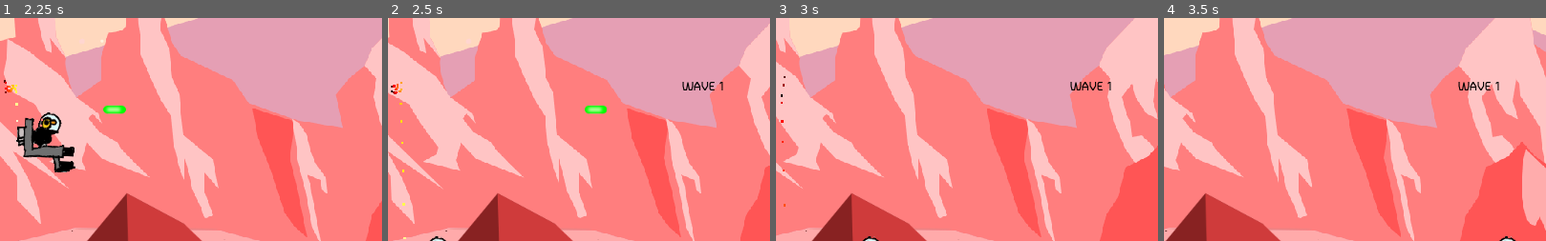
Above: before the commit, frames 1-4 (left to right).
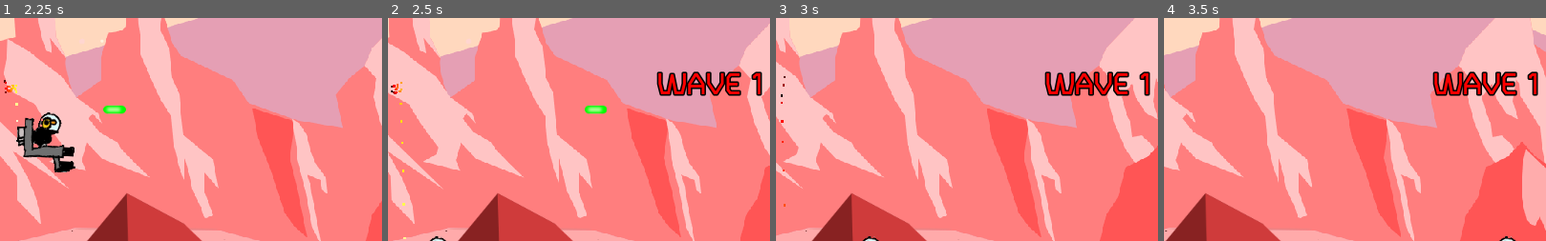
Above: after the commit, the same moments.

Repository: the-g-force/FamJam-January2021
Game: Godot game, scene res://src/SplashScreen.tscn
Same seed, same stepped clock (60 frames per second), same inputs: the game is played once before the commit and once after it.
Inputs (mouse positions are % of the whole screen's width and height, from its top left):
- Up to frame 1 (2.25 s): tap Enter at 0.5 s; move the mouse to (72, 45) at 0.52 s; hold D (move_right) 0.53-1.25 s; tap Space (fire) at 0.6, 2.1 s; click (72, 45) at 0.67 s; click "Play" at 1.25 s; move the mouse to (30, 55) at 2.02 s; hold S (move_down) from 2.03 s (still down)
- Up to frame 2 (2.5 s): keep holding S (move_down)
- Up to frame 3 (3 s): move the mouse to (60, 28) at 2.77 s; release S (move_down) at 2.78 s; hold D (move_right) from 2.78 s (still down); tap Space (fire) at 2.85 s
- Up to frame 4 (3.5 s): keep holding D (move_right)
The pictures show only the part of the screen within x 9-59%, y 35-85%; the shares and areas given below are measured in that part.

Frame 1 is identical in both runs. In frame 2, 2.0% of the frame differs, in the area x 70-98%, y 23-36%; in frame 3, 2.0%; in frame 4, 2.0%.

Commit message:
Make level notifier more awesome

Diff:
--- a/project/src/HUD.tscn
+++ b/project/src/HUD.tscn
@@ -1,6 +1,13 @@
-[gd_scene load_steps=2 format=2]
+[gd_scene load_steps=4 format=2]
 
 [ext_resource path="res://fonts/TurretRoadExtraBoldFont.tres" type="DynamicFont" id=1]
+[ext_resource path="res://fonts/TurretRoad-Bold.ttf" type="DynamicFontData" id=2]
+
+[sub_resource type="DynamicFont" id=1]
+size = 40
+outline_size = 2
+outline_color = Color( 0, 0, 0, 1 )
+font_data = ExtResource( 2 )
 
 [node name="HUD" type="Node2D"]
 
@@ -18,13 +25,18 @@
 }
 
 [node name="WaveLabel" type="Label" parent="."]
+visible = false
 anchor_left = 0.5
 anchor_top = 0.5
 anchor_right = 0.5
 anchor_bottom = 0.5
-margin_left = 487.812
-margin_top = 290.56
-margin_right = 531.812
-margin_bottom = 308.56
-custom_fonts/font = ExtResource( 1 )
-custom_colors/font_color = Color( 0, 0, 0, 1 )
+margin_left = 453.794
+margin_top = 276.071
+margin_right = 594.794
+margin_bottom = 320.071
+custom_fonts/font = SubResource( 1 )
+custom_colors/font_color = Color( 1, 0, 0, 1 )
+text = "WAVE 1"
+__meta__ = {
+"_edit_use_anchors_": false
+}
